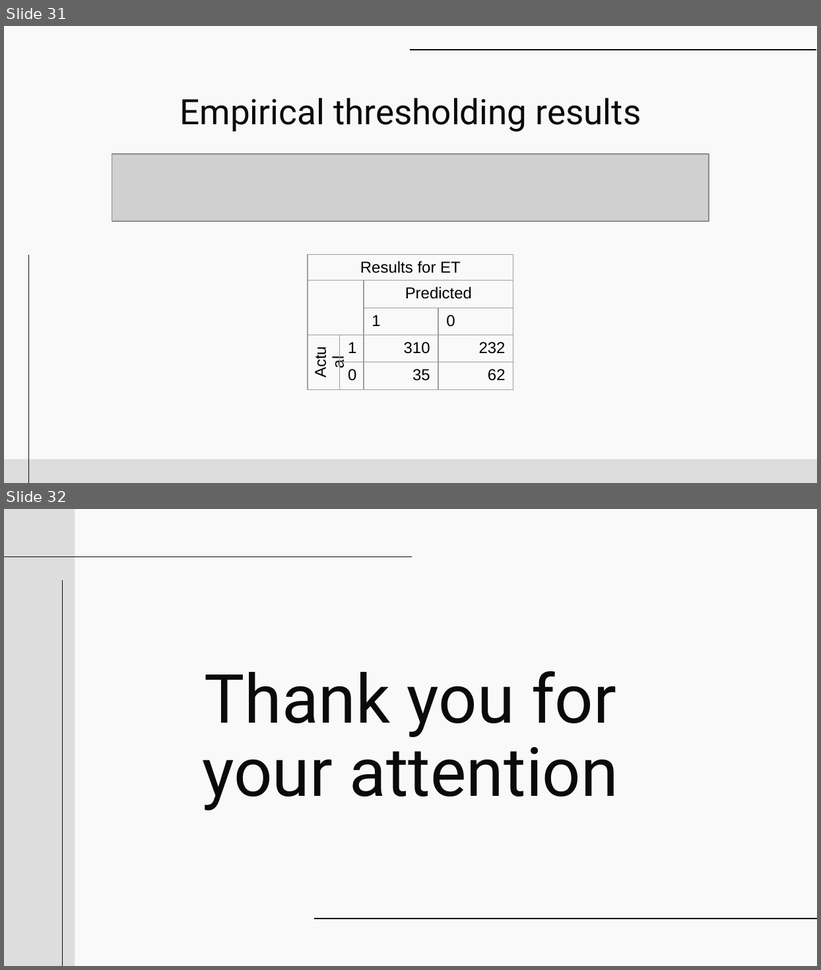
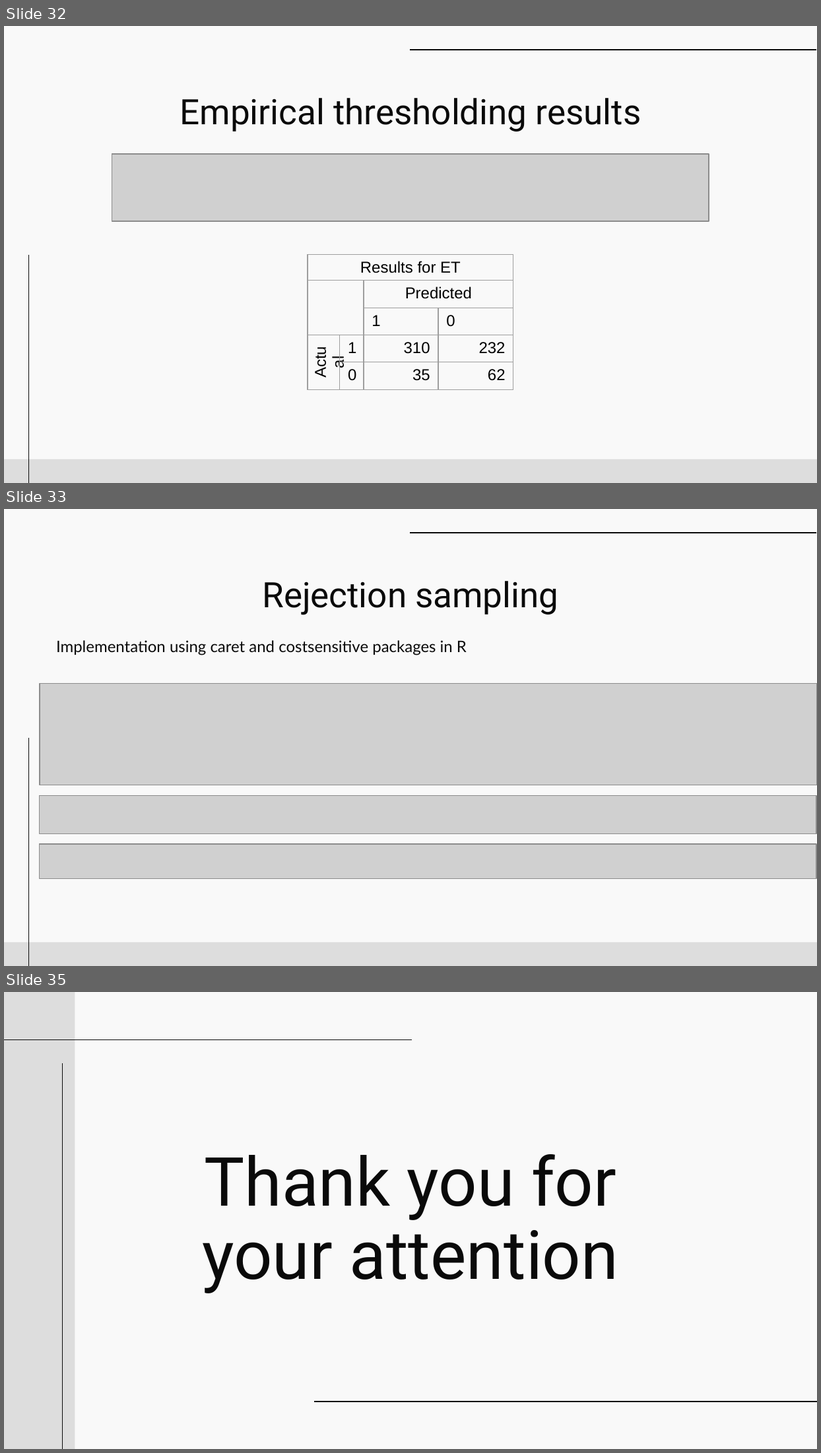
Before and after one commit to KasiaMacioszek/DataMining, a slide deck: presentation/pres.pptx. Shown one above the other, each under a label of ours: slides 31 and 32 before the commit, slides 32, 33 and 35 after it; the slides between them are not shown. The pictures are 821x970 and 821x1453 pixels, drawn with LibreOffice and Linux fonts; fonts in the diff are those of the drawing; grey boxes stand for pictures. Boxes give left, top, right and bottom in pixels: in the first picture for what was removed or moved away, otherwise in the second. Text is boxed around its words. In the diff, an @@ line names an element or a change of style, - is before the commit and + after.

```diff
--- a/presentation/pres.pptx
+++ b/presentation/pres.pptx
@@ slide 33 added at [4, 509, 817, 966], background #F9F9F9; not listed: 3 template elements that a slide beside it also shows @@
@@ title added at [262, 581, 558, 615], 31 pt, text #0A0A0A @@
+Rejection sampling
@@ text added at [56, 640, 467, 656], 14 pt, text #0A0A0A @@
+Implementation using caret and costsensitive packages in R
@@ picture added at [40, 684, 817, 786] @@
@@ picture added at [39, 796, 816, 834] @@
@@ picture added at [39, 844, 816, 879] @@
@@ what was slide 31 is now slide 32 @@
@@ what was slide 32 is now slide 35 @@
```
Also in this commit, not shown: 1 slide changed, 3 other slides added.
